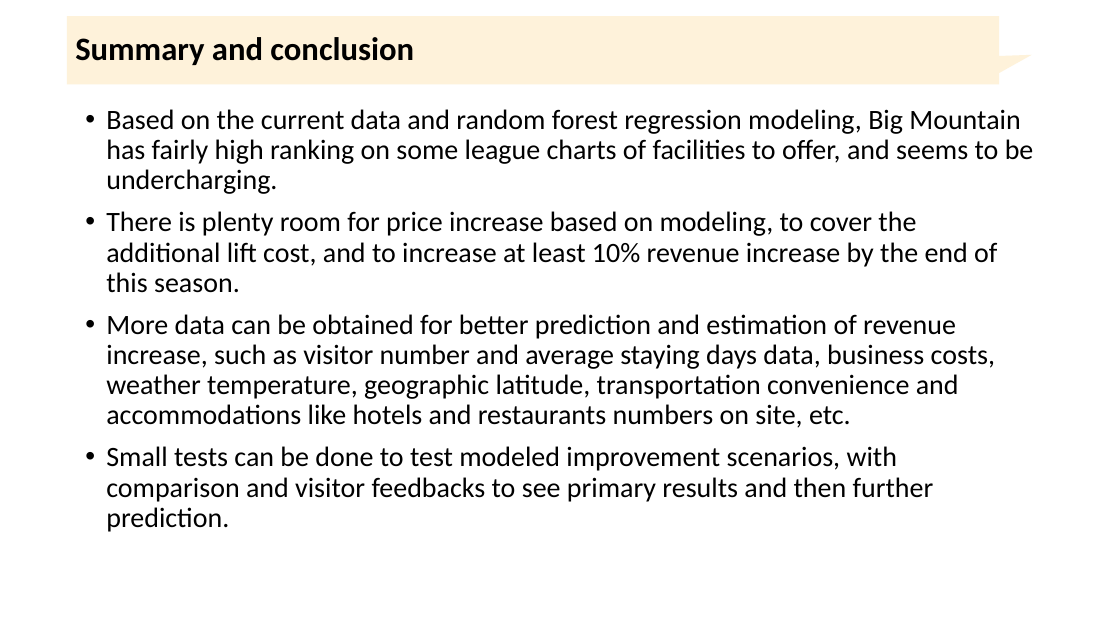
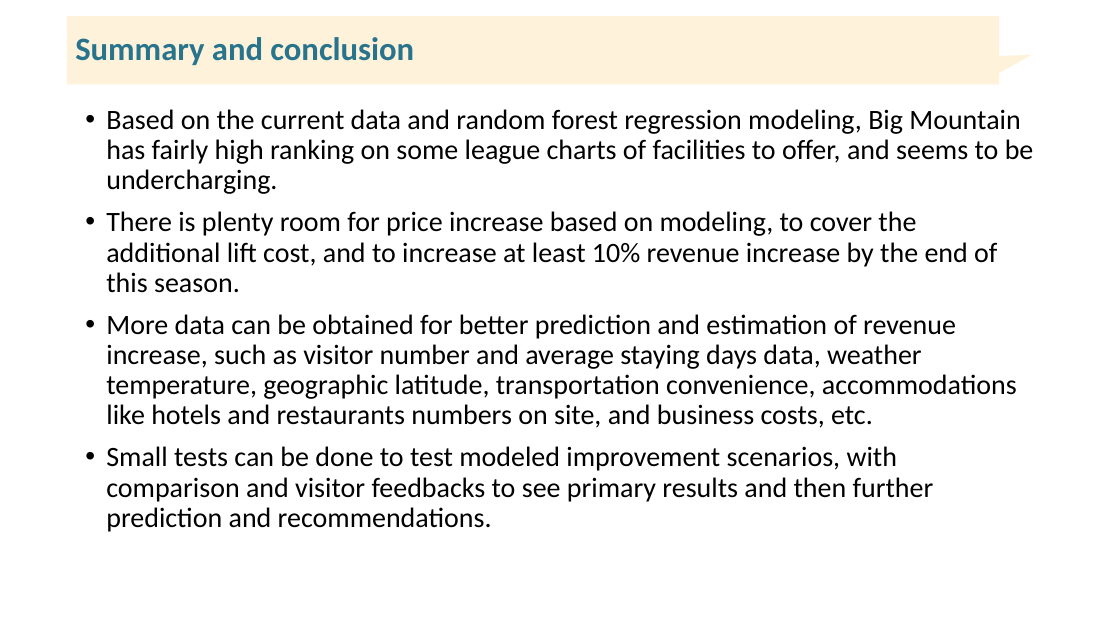
Before and after one commit to jhsshen/DataScienceGuidedCapstone, a slide deck: slide 8 of reports/Presentation for Management Team.pptx. Drawn at 1120x630 pixels with LibreOffice and Linux fonts; fonts in the diff are those of the drawing. Boxes give left, top, right and bottom in pixels: in the first picture for what was removed or moved away, otherwise in the second. Text is boxed around its words. In the diff, an @@ line names an element or a change of style, - is before the commit and + after.

Commit message:
Minor update of ppt with format

```diff
--- a/reports/Presentation for Management Team.pptx
+++ b/reports/Presentation for Management Team.pptx
@@ title "Summary and conclusion" at (x1=75, y1=37, x2=414, y2=65): text colour #000000 to #29748D @@
@@ text at (x1=106, y1=314, x2=1017, y2=532): text changed @@
-• More data can be obtained for better prediction and estimation of revenue increase, such as visitor number and average staying days data, business costs, weather temperature, geographic latitude, transportation convenience and accommodations like hotels and restaurants numbers on site, etc.
-• Small tests can be done to test modeled improvement scenarios, with comparison and visitor feedbacks to see primary results and then further prediction.
+• More data can be obtained for better prediction and estimation of revenue increase, such as visitor number and average staying days data, weather temperature, geographic latitude, transportation convenience, accommodations like hotels and restaurants numbers on site, and business costs, etc.
+• Small tests can be done to test modeled improvement scenarios, with comparison and visitor feedbacks to see primary results and then further prediction and recommendations.
```
Also in this commit, not shown: 7 other slides changed.
